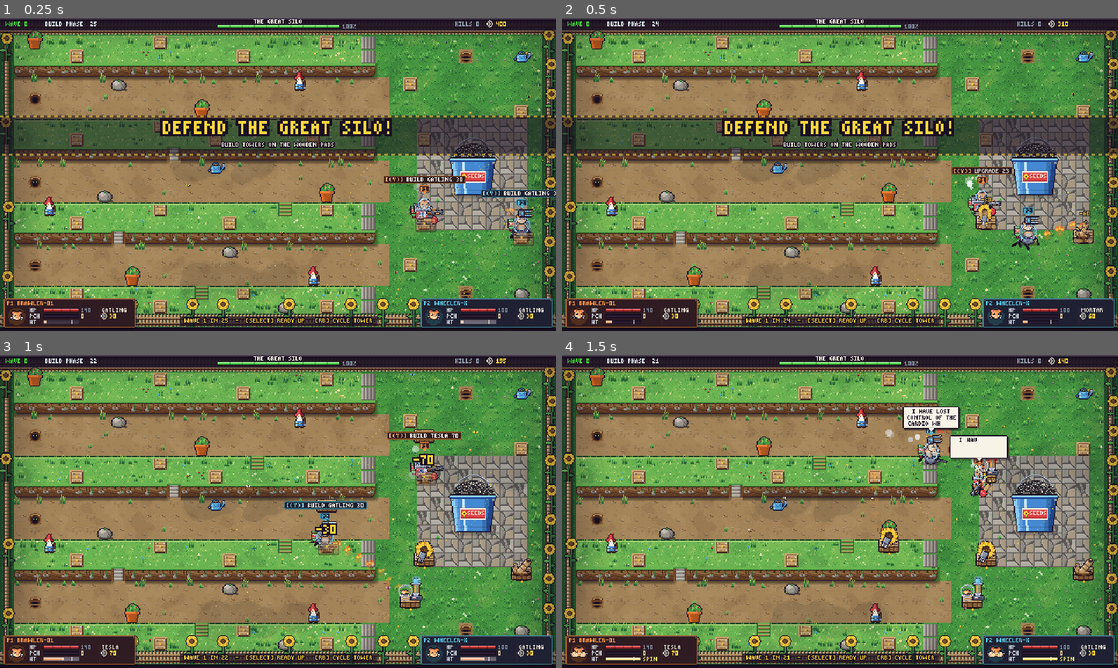
Above: before the commit, frames 1-4 (two rows, left to right).
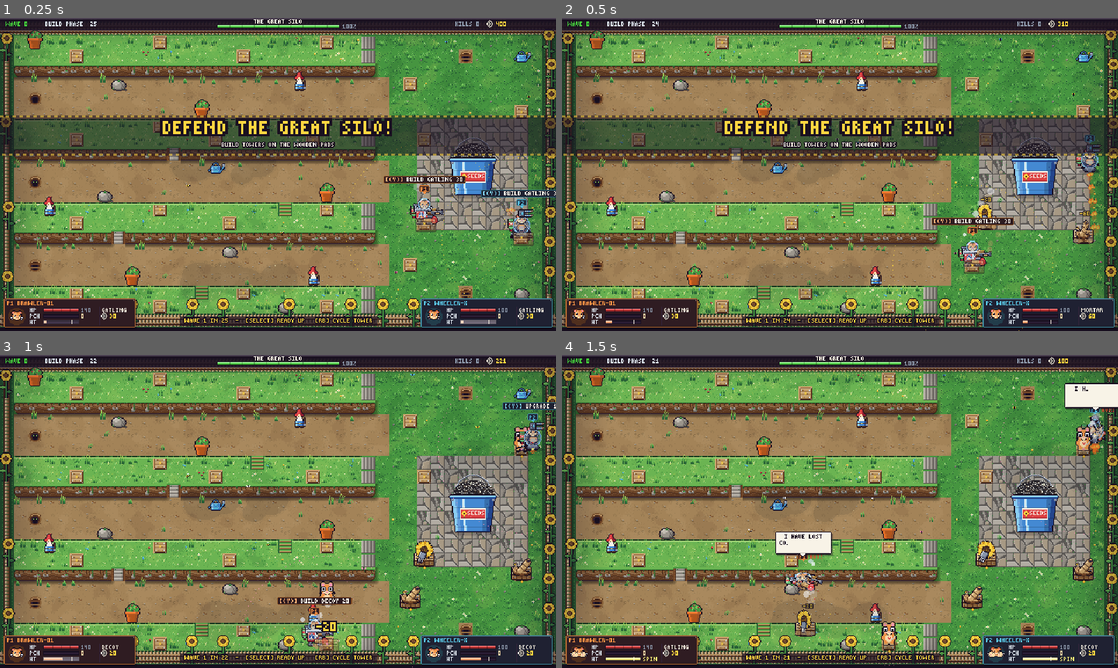
Above: after the commit, the same moments.

Repository: TheWeaver-Alt/HamsterFront
Game: Godot game, scene res://tools/SmokeTest.tscn
The game is run twice, just before and just after one commit, with the same random seed, the same clock (stepped at 60 frames per second) and the same inputs. This scene is started directly instead of the project's main scene.
Inputs (mouse positions are in pixels of both pictures, inside the frame that each line leads up to):
- Up to frame 1 (0.25 s): no input
- Up to frame 2 (0.5 s): no input
- Up to frame 3 (1 s): tap Enter at 0.5 s; move the mouse to (400, 495) at 0.52 s; hold D from 0.53 s (still down); hold Enter from 0.53 s (still down); click (400, 495) at 0.67 s; tap Space at 0.77 s
- Up to frame 4 (1.5 s): tap Space at 1.07 s; release D at 1.25 s; release Enter at 1.25 s; drag from (728, 527) to (984, 561) at 1.27 s

Frame 1 is identical in both runs. In frame 2, 2.4% of the frame differs, in the area x 59-98%, y 37-100%; in frame 3, 4.2%; in frame 4, 6.2%, in the area x 7-100%, y 1-100%.

Commit message:
Fix mech wedged inside a freshly built tower; add --stuck regression
A pilot builds from up to 14px away, which is inside the new tower's solid
14x12 collider. Godot pushed the overlapped mech out the short way, and on
pads with a fence or cliff face 1-3px behind them that is into the wall: the
mech was squeezed between tower and wall and could not move again (only a
jetpack hop freed it).

TowerBase._clear_mechs() now slides any overlapping mech sideways to the
nearest clear spot when the tower enters the tree.

tools/SmokeTest.gd --stuck builds a tower on every pad with the pilot at seven
spots in build range and fails if the mech is left sunk in the tower or unable
to walk away. Unfixed: wedged=25 of 154 cases; fixed: 0. The summary gains a
`stuck:` line, and any mech sunk in a tower for a second during normal bot
play is an ERROR. tools/check.sh runs it by default.

Co-Authored-By: Claude Sonnet 5.5 <noreply@anthropic.com>

Diff:
--- a/scripts/towers/TowerBase.gd
+++ b/scripts/towers/TowerBase.gd
@@ -89,6 +89,42 @@
 	add_to_group("towers")
 	_build_t = 0.0
 	_update_head_transform()
+	_clear_mechs()
+
+
+## A pilot builds from up to 14px away, which is inside the tower's solid 14x12 collider. Godot
+## pushes an overlapped mech out the short way, and on a pad with a fence or cliff face a few
+## pixels behind it that is into the wall: the mech ends up wedged between the two for good.
+## So slide every overlapping mech sideways, to the nearest spot that is clear.
+func _clear_mechs() -> void:
+	var box := ($CollisionShape2D.shape as RectangleShape2D).size * 0.5
+	var centre: Vector2 = $CollisionShape2D.global_position
+	for m in GameManager.players:
+		if not is_instance_valid(m):
+			continue
+		var body := m.get_node("CollisionShape2D") as CollisionShape2D
+		var r := (body.shape as CircleShape2D).radius
+		var d := (body.global_position - centre).abs() - box
+		if Vector2(maxf(d.x, 0.0), maxf(d.y, 0.0)).length() + minf(maxf(d.x, d.y), 0.0) >= r:
+			continue
+		var side := signf(body.global_position.x - centre.x)
+		if side == 0.0:
+			side = 1.0
+		var reach := Vector2(box.x + r + 1.0, box.y + r + 1.0)
+		var q := PhysicsShapeQueryParameters2D.new()
+		q.shape = body.shape
+		q.collision_mask = GameManager.L_WORLD | GameManager.L_TOWERS | GameManager.L_CLIFF
+		q.exclude = [m.get_rid()]
+		for step: Vector2 in [Vector2(side, 0), Vector2(-side, 0), Vector2(0, -1), Vector2(0, 1)]:
+			var dest := body.global_position
+			if step.x != 0.0:
+				dest.x = centre.x + step.x * reach.x
+			else:
+				dest.y = centre.y + step.y * reach.y
+			q.transform = Transform2D(0.0, dest)
+			if get_world_2d().direct_space_state.intersect_shape(q, 1).is_empty():
+				m.global_position += dest - body.global_position
+				break
 
 
 func base_max_hp() -> float:
--- a/tools/SmokeTest.gd
+++ b/tools/SmokeTest.gd
@@ -2,7 +2,7 @@
 ## Automated playtest: two bot pilots defend the Silo through several waves, building towers,
 ## banking/cramming seeds, spitting, sprinting into overheat and drafting cards.
 ## Usage:
-##   godot --path . res://tools/SmokeTest.tscn -- --waves=4 --speed=3 [--shots] [--spawn-all] [--lob-free]
+##   godot --path . res://tools/SmokeTest.tscn -- --waves=4 --speed=3 [--shots] [--spawn-all] [--lob-free] [--stuck]
 ## Prints a summary; screenshots go to res://screenshots/ when --shots is given (needs a GPU/Xvfb).
 
 const ArenaScene := preload("res://scenes/MainArena.tscn")
@@ -12,7 +12,15 @@
 var speed := 3.0
 var take_shots := false
 var spawn_all := false
+var _spawned_all := false
 var lob_free := false
+var stuck := false
+var _stuck_stage := 0
+var _stuck_cases := 0
+var _stuck_wedged := 0
+var _embedded_frames := 0
+var _embedded_episodes := 0
+var _embedded_streak := 0
 var _lob_stage := 0
 var _lob_rat = null
 var stress := 0
@@ -45,6 +53,8 @@
 			GameManager.learning_levels = [lv, lv]
 		elif a == "--lob-free":
 			lob_free = true
+		elif a == "--stuck":
+			stuck = true
 		elif a == "--kid":
 			GameManager.difficulty = "kid"
 		elif a.begins_with("--stress="):
@@ -70,7 +80,12 @@
 	_max_wave = maxi(_max_wave, GameManager.wave)
 	if Engine.time_scale > 0.2 and Engine.time_scale < speed and GameManager.phase != "gameover":
 		Engine.time_scale = speed
-	_drive_bots(delta)
+	if _stuck_stage != 1:
+		_drive_bots(delta)
+	_count_embedded()
+	if stuck and _stuck_stage == 0 and GameManager.phase == "build" and frame >= 10:
+		_stuck_stage = 1
+		_stuck_run()
 	for p in GameManager.players:
 		var h: bool = p.hop_t > 0.0
 		if h and not _was_hopping.get(p.player_id, false):
@@ -84,7 +99,8 @@
 		_perf_samples.append(Performance.get_monitor(Performance.TIME_PHYSICS_PROCESS) * 1000.0)
 		if _perf_samples.size() % 10 == 0:
 			print("[smoke] stress enemies=%d physics_ms=%.2f fps=%d particles_shots=%d" % [arena.enemies.size(), _perf_samples[-1], Engine.get_frames_per_second(), arena.shots.shots.size()])
-	if spawn_all and frame == 90:
+	if spawn_all and not _spawned_all and frame >= 90 and (not stuck or _stuck_stage == 2):
+		_spawned_all = true
 		for k in ["squeaker", "jezzail", "monk", "roomba", "ogre"]:
 			arena.spawn_rat(k, ArenaMap.cell_center(ArenaMap.BURROWS[0]) + Vector2(randf_range(-6, 6), 0), 1.0, 1.0)
 	if lob_free:
@@ -208,7 +224,7 @@
 ## its tower dies. Stage 0 builds a mortar and fires it at a rat, then destroys the tower;
 ## stage 1 waits for the shell to land (a freed capture logs an ERROR, which tools/check.sh fails on).
 func _lob_free_step() -> void:
-	if _lob_stage == 0 and GameManager.phase == "build" and frame >= 100:
+	if _lob_stage == 0 and GameManager.phase == "build" and frame >= 100 and (not stuck or _stuck_stage == 2):
 		_lob_stage = 3
 		var cell := _nearest_free_pad(ArenaMap.SILO_CENTER)
 		if cell == Vector2i(-1, -1) or not arena.try_build(GameManager.players[0], cell, "mortar"):
@@ -236,6 +252,90 @@
 	return false
 
 
+## How far (px) a mech's body circle sinks into a tower's collider; 0 or less when it is clear.
+func _tower_overlap(p, tw) -> float:
+	var box := tw.get_node("CollisionShape2D") as CollisionShape2D
+	var body := p.get_node("CollisionShape2D") as CollisionShape2D
+	var d: Vector2 = (body.global_position - box.global_position).abs() - (box.shape as RectangleShape2D).size * 0.5
+	var dist := Vector2(maxf(d.x, 0.0), maxf(d.y, 0.0)).length() + minf(maxf(d.x, d.y), 0.0)
+	return (body.shape as CircleShape2D).radius - dist
+
+
+## Counts frames where any mech is sunk into a tower (it cannot walk there: a tower was built over
+## it), as `embedded_frames` / `episodes` in the summary. A mech still sunk after a second is
+## wedged for good, which is an ERROR.
+func _count_embedded() -> void:
+	var now := false
+	for p in GameManager.players:
+		if not is_instance_valid(p):
+			continue
+		for tw in arena.towers:
+			if is_instance_valid(tw) and _tower_overlap(p, tw) > 0.5:
+				now = true
+	if not now:
+		_embedded_streak = 0
+		return
+	_embedded_frames += 1
+	_embedded_streak += 1
+	if _embedded_streak == 1:
+		_embedded_episodes += 1
+	elif _embedded_streak == 60:
+		push_error("stuck: a mech has been sunk in a tower for a second")
+
+
+func _hold_build_phase(frames: int) -> void:
+	for i in frames:
+		arena.build_timer = 30.0
+		await get_tree().physics_frame
+
+
+## Regression for "stuck on a tower" (--stuck). A pilot builds from up to 14px away, inside the
+## tower's collider. For every pad, build a tower with the pilot standing at several spots around
+## it, then check the mech is clear of the new collider and can walk away. Before the fix, pads with
+## a fence or cliff face just behind them left the mech wedged between the tower and that wall.
+func _stuck_run() -> void:
+	var p = GameManager.players[0]
+	var saved_seeds: int = GameManager.seeds
+	GameManager.seeds = 99999
+	for pl in GameManager.players:
+		pl.input.bot_move = Vector2.ZERO
+		pl.input.bot_held = {}
+	var offsets := [Vector2(0, 0), Vector2(0, 4), Vector2(0, 10), Vector2(0, -4), Vector2(0, -10), Vector2(8, 0), Vector2(-8, 0)]
+	for cell: Vector2i in ArenaMap.PADS:
+		if arena.pad_towers.has(cell):
+			continue
+		for off: Vector2 in offsets:
+			p.global_position = ArenaMap.cell_center(cell) + off
+			p.velocity = Vector2.ZERO
+			p.knock = Vector2.ZERO
+			await _hold_build_phase(2)
+			if p.global_position.distance_to(ArenaMap.cell_center(cell)) >= 14.0:
+				continue   # it started inside a cliff and was pushed out of build range
+			if not arena.try_build(p, cell, "gatling"):
+				push_error("stuck: could not build on pad %s" % [cell])
+				continue
+			var tw = arena.pad_towers[cell]
+			await _hold_build_phase(3)
+			var sunk := _tower_overlap(p, tw)
+			var can_walk := false
+			for k in 8:
+				if not p.test_move(p.global_transform, Vector2.from_angle(TAU * k / 8.0) * 3.0):
+					can_walk = true
+					break
+			_stuck_cases += 1
+			if sunk > 0.5 or not can_walk:
+				_stuck_wedged += 1
+				if _stuck_wedged <= 5:
+					push_error("stuck: pad %s, pilot %s from its centre: wedged in the tower (sunk %.1fpx, can walk away: %s)" % [cell, off, sunk, can_walk])
+			tw.destroy()
+			await _hold_build_phase(1)
+	p.global_position = ArenaMap.SILO_CENTER + Vector2(-40, 36)
+	GameManager.seeds = saved_seeds
+	GameManager.seeds_changed.emit(GameManager.seeds)
+	arena.build_timer = MainArena.FIRST_BUILD_TIME   # the bots get their usual first build phase
+	_stuck_stage = 2
+
+
 func _finish() -> void:
 	if lob_free and _lob_stage != 2:
 		push_error("lob-free: the check did not complete (stage %d)" % _lob_stage)
@@ -246,6 +346,9 @@
 	print("[smoke] DONE phase=%s wave=%d max_wave=%d kills=%d silo=%.0f/%.0f seeds=%d towers=%d enemies=%d cards=%s" % [
 		GameManager.phase, GameManager.wave, _max_wave, GameManager.kills, GameManager.silo_hp, GameManager.silo_max_hp,
 		GameManager.seeds, arena.towers.size(), arena.enemies.size(), GameManager.owned_cards])
+	if stuck and _stuck_stage != 2:
+		push_error("stuck: the check did not complete (stage %d)" % _stuck_stage)
+	print("[smoke] stuck: cases=%d wedged=%d embedded_frames=%d episodes=%d" % [_stuck_cases, _stuck_wedged, _embedded_frames, _embedded_episodes])
 	print("[smoke] jetpack hops=%d math_stars=%d asked=%d" % [_hops, GameManager.math_stars, GameManager.math_asked])
 	for p in GameManager.players:
 		print("[smoke] P%d %s hp=%.0f/%.0f pouch=%d heat=%.0f cards=%s" % [p.player_id, p.chassis, p.hp, p.max_hp(), p.pouch.amount, p.wheel.heat, p.owned_cards])
Not shown, changed: docs/ARCHITECTURE.md
Not shown, changed: tools/check.sh
